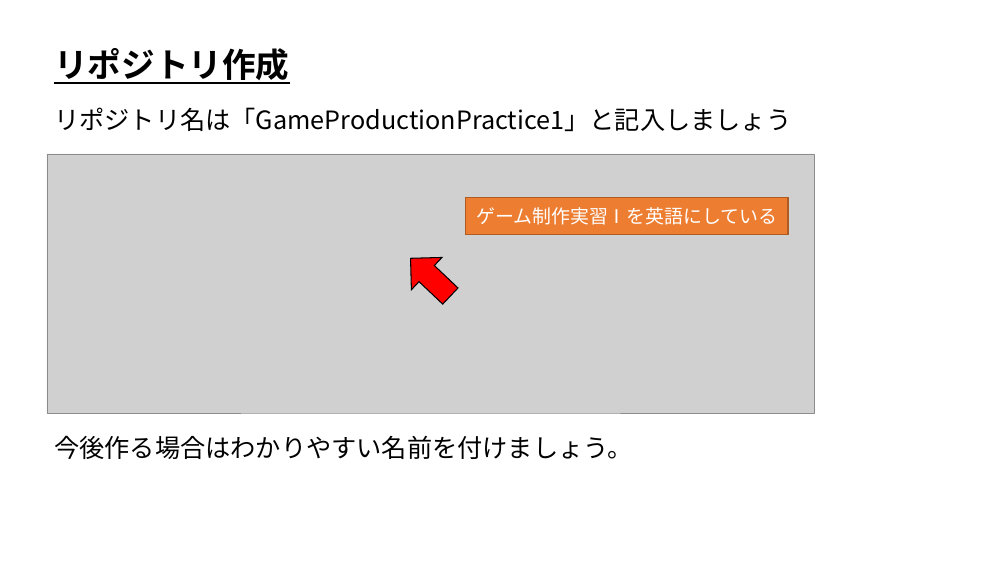
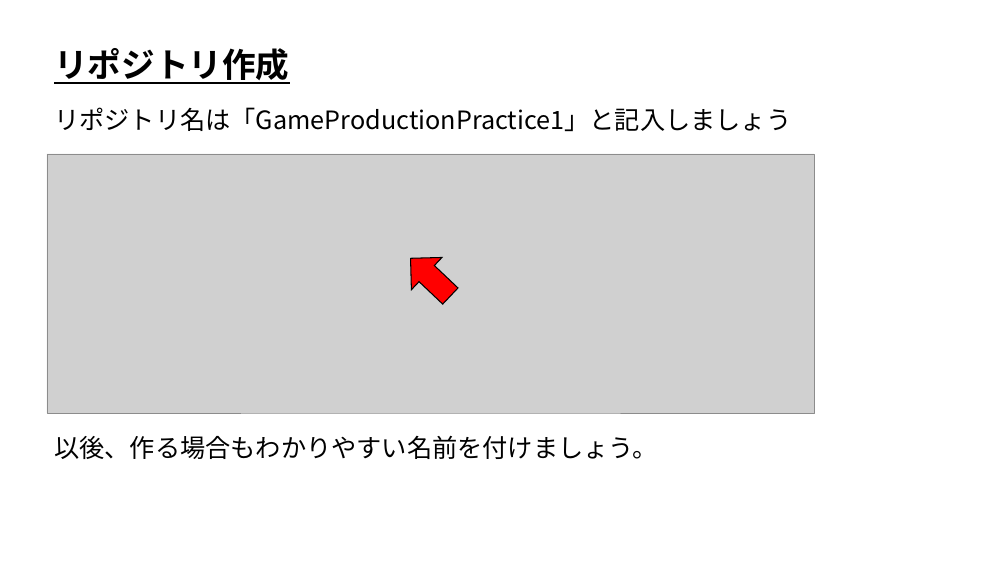
Before and after one commit to ArakiYusuke-Ohara/Textbook, a slide deck: slide 3 of ゲーム科1年/01_後期/ゲーム制作実習Ⅰ/バージョン管理/02_リポジトリ作成.pptx. Drawn at 1008x567 pixels with LibreOffice and Linux fonts; fonts in the diff are those of the drawing; grey boxes stand for pictures. Boxes give left, top, right and bottom in pixels: in the first picture for what was removed or moved away, otherwise in the second. Text is boxed around its words. In the diff, an @@ line names an element or a change of style, - is before the commit and + after.

```diff
--- a/ゲーム科1年/01_後期/ゲーム制作実習Ⅰ/バージョン管理/02_リポジトリ作成.pptx
+++ b/ゲーム科1年/01_後期/ゲーム制作実習Ⅰ/バージョン管理/02_リポジトリ作成.pptx
@@ rectangle removed at <box>466,197,788,234</box> @@
-ゲーム制作実習Ⅰを英語にしている
@@ text at <box>54,436,657,459</box>: text changed @@
-今後作る場合はわかりやすい名前を付けましょう。
+以後、作る場合もわかりやすい名前を付けましょう。
```
Also in this commit, not shown: 2 other slides changed, 1 slide added, 53 other files.
